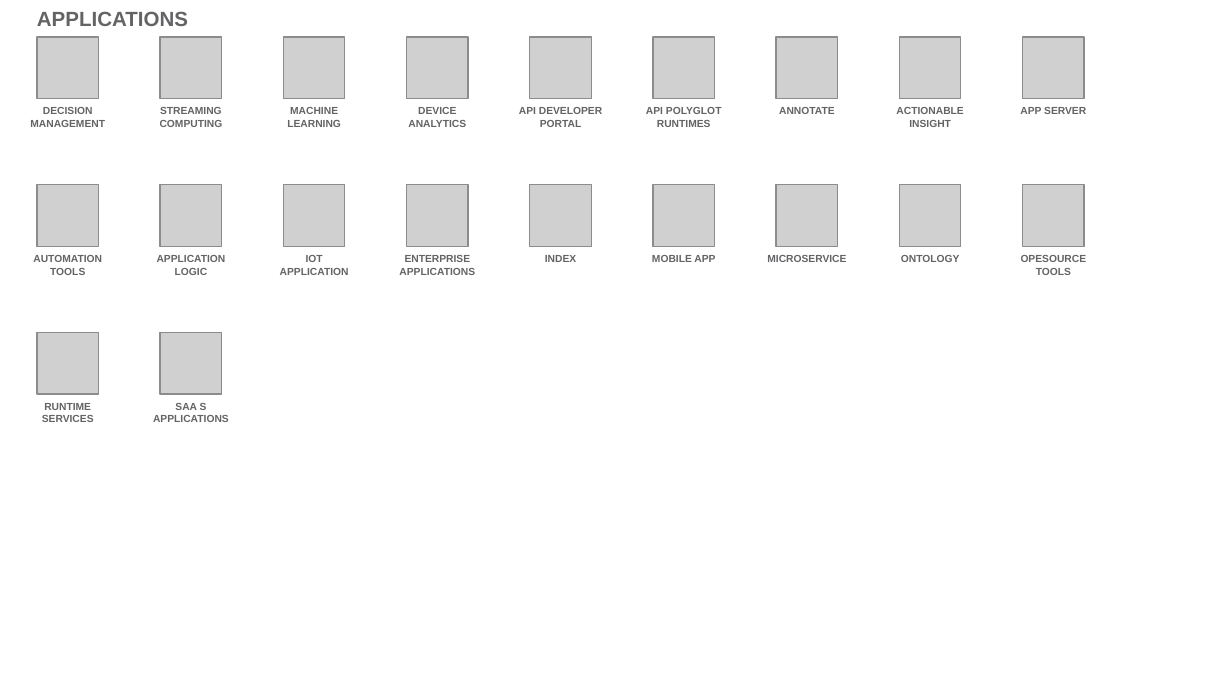
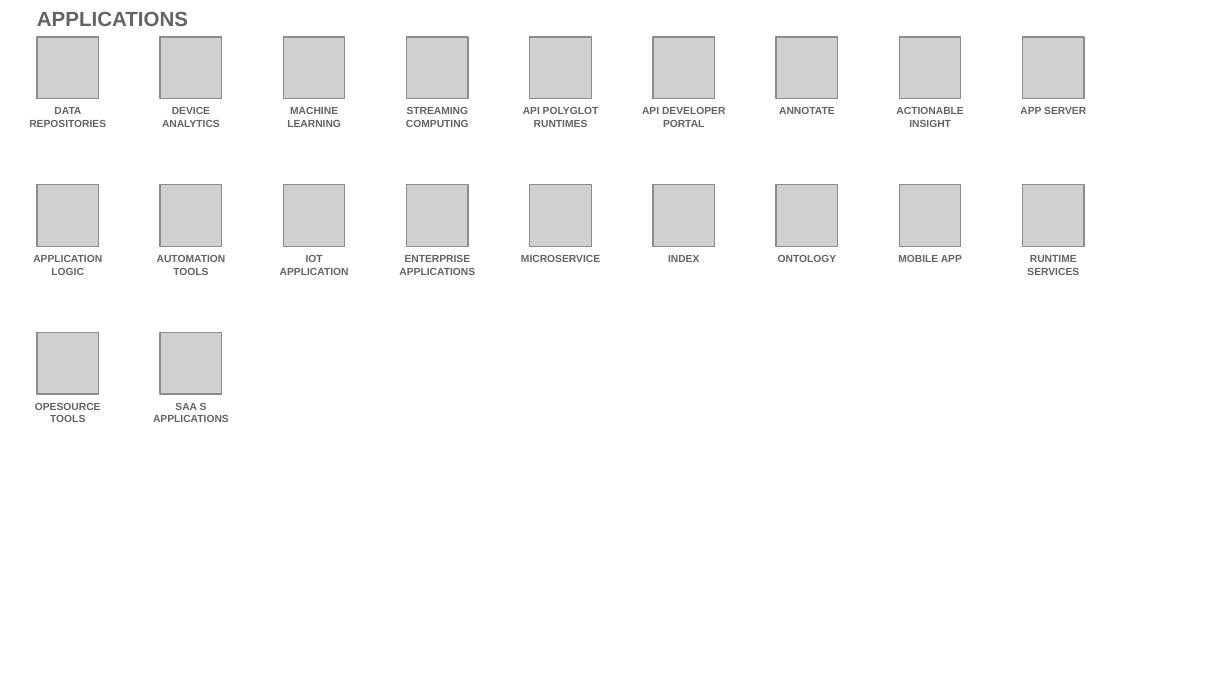
Before and after one commit to l2fprod/myarchitecture, a slide deck: slide 14 of mycatalog-architecture-diagram-template.pptx. Drawn at 1232x693 pixels with LibreOffice and Linux fonts; fonts in the diff are those of the drawing; grey boxes stand for pictures. Boxes give left, top, right and bottom in pixels: in the first picture for what was removed or moved away, otherwise in the second. Text is boxed around its words. In the diff, an @@ line names an element or a change of style, - is before the commit and + after.

```diff
--- a/mycatalog-architecture-diagram-template.pptx
+++ b/mycatalog-architecture-diagram-template.pptx
@@ text at box(29, 107, 106, 127): text changed @@
-DECISION MANAGEMENT
+DATA REPOSITORIES
@@ text at box(162, 107, 220, 127): text changed @@
-STREAMING COMPUTING
+DEVICE ANALYTICS
@@ text at box(406, 107, 469, 127): text changed @@
-DEVICE ANALYTICS
+STREAMING COMPUTING
@@ text "MICROSERVICE": place and size @@
-text "MICROSERVICE" at box(767, 255, 846, 262)
+text "MICROSERVICE" at box(521, 255, 600, 262)
@@ 3 texts: place and size @@
-3 texts at box(33, 107, 602, 275)
+3 texts at box(157, 107, 725, 275)
@@ 3 texts: place and size @@
-3 texts at box(157, 107, 960, 275)
+3 texts at box(33, 107, 837, 275)
@@ text "MOBILE APP": place and size @@
-text "MOBILE APP" at box(652, 255, 715, 262)
+text "MOBILE APP" at box(898, 255, 962, 262)
@@ text at box(1027, 255, 1079, 275): text changed @@
-OPESOURCE TOOLS
+RUNTIME SERVICES
@@ text at box(35, 403, 101, 422): text changed @@
-RUNTIME SERVICES
+OPESOURCE TOOLS
```
Also in this commit, not shown: 12 other slides changed, 1 slide added, 1 slide removed.
